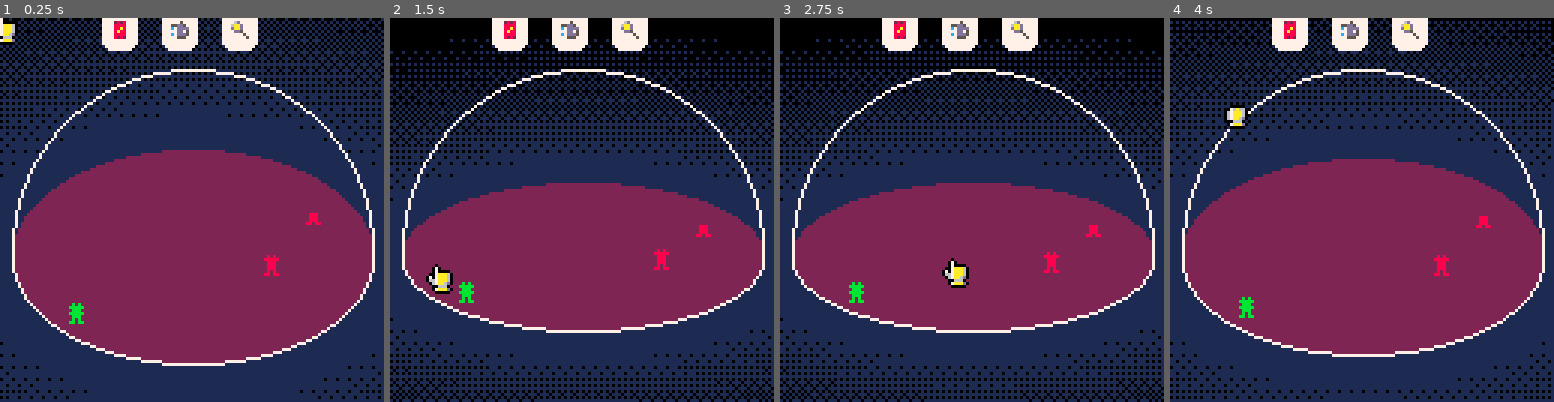
Above: before the commit, frames 1-4 (left to right).
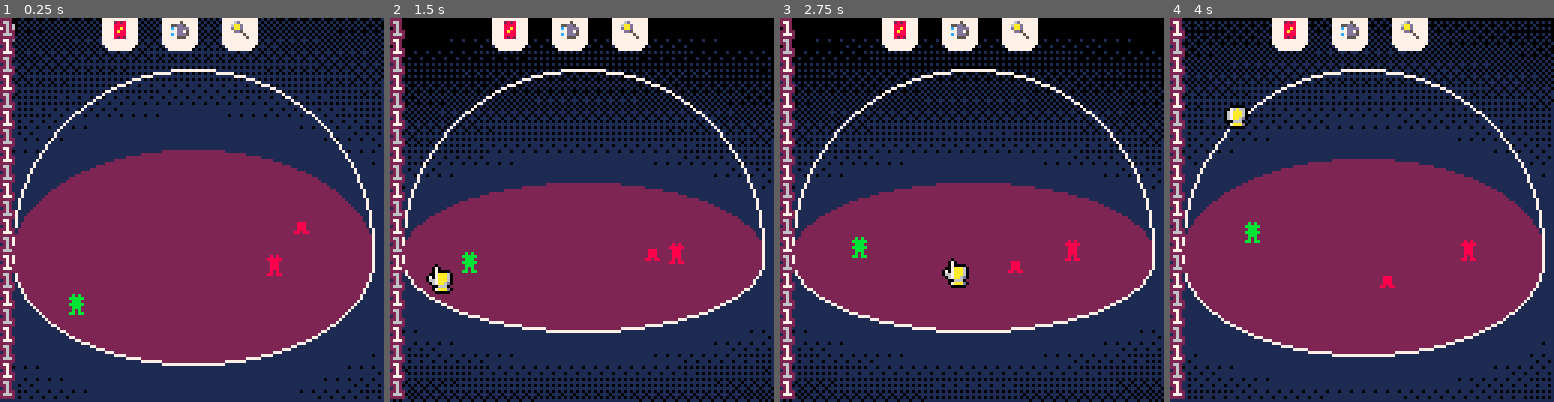
Above: after the commit, the same moments.

Repository: samuelhpratt/ggj2025
Game: PICO-8 cartridge game.p8
Two runs of this game, one before a commit and one after it. Both use one fixed random seed, a clock stepped at 60 frames per second and the inputs below.
Inputs (mouse positions are in pixels of both pictures, inside the frame that each line leads up to):
- Up to frame 1 (0.25 s): no input
- Up to frame 2 (1.5 s): click (670, 121) at 0.67 s; click (436, 267) at 1.22 s
- Up to frame 3 (2.75 s): click (887, 114) at 1.77 s; click (952, 259) at 2.32 s
- Up to frame 4 (4 s): click (1404, 106) at 2.87 s; click (1465, 256) at 3.42 s; click (1231, 102) at 3.97 s

The runs differ from the first frame. In frame 1, 3.8% of the frame differs, in the area x 0-84%, y 0-100%; in frame 2, 4.1%; in frame 3, 4.1%; in frame 4, 4.1%.

Commit message:
state based food, fire & idle working

Diff:
--- a/people.lua
+++ b/people.lua
@@ -1,5 +1,12 @@
 nPeople = 3
 people = {}
+
+personStates = {
+    idle = 1,
+    fleeFire = 2,
+    seekWater = 3,
+    getFood = 4
+}
 
 --above the spawnPerson function so can be used
 function newWaypoint(person)
@@ -23,6 +30,7 @@
     person.color = flr(rnd({8,10,11}))
     person.burning = 0
     person.inWater = false
+    person.state = personStates.idle
 
     newWaypoint(person)
     -- add any other person-specific parameters here!
@@ -85,7 +93,6 @@
 end
 
 
-
 function stateBasedMove(person)
 
     --[[
@@ -95,20 +102,52 @@
     * runfromfire
     * rejoiceinrain
     ]]
-
-    --getfood
-    --getFood(person)
-
-    --idle
-    --idle(person)
-
-    --flee from fire
-    fleeFromFire(person)
-
-
-
-end
-
+    log(person.state)
+
+    if person.state == personStates.idle then
+        idle(person)
+        if thereIsFire then
+            person.state = personStates.fleeFire
+        elseif thereIsFood then
+            person.state = personStates.getFood
+        else
+            --do nothing
+        end
+
+    elseif person.state == personStates.fleeFire then
+        fleeFire(person)
+        if not thereIsFire then
+            person.state = personStates.idle
+        else
+            --do nothing
+        end
+
+    elseif person.state == personStates.seekWater then
+        seekwater(person)
+
+    elseif person.state == personStates.getFood then
+        getFood(person)
+        if thereIsFire then
+            person.state = personStates.fleeFire
+        else
+            --do nothing
+        end
+    end
+
+end
+
+
+function idle(person)
+
+    local waypointForcePower = 0.01
+
+    if distanceToPoint(person, person.waypoint) < 3 then
+        newWaypoint(person)
+    end
+
+    person.dx = -1 * (person.x - person.waypoint.x) * waypointForcePower
+    person.dy = -1 * (person.y - person.waypoint.y) * waypointForcePower
+end
 
 
 function getFood(person)
@@ -139,7 +178,7 @@
 
 
 
-function fleeFromFire(person)
+function fleeFire(person)
 
     --fire
     local closestFire = { x = 999, y = 999 }
@@ -166,22 +205,12 @@
 end
 
 --for when they are burning
-function runToWater(person)
+function seekWater(person)
     --here
 end
 
 
-function idle(person)
-
-    local waypointForcePower = 0.01
-
-    if distanceToPoint(person, person.waypoint) < 3 then
-        newWaypoint(person)
-    end
-
-    person.dx = -1 * (person.x - person.waypoint.x) * waypointForcePower
-    person.dy = -1 * (person.y - person.waypoint.y) * waypointForcePower
-end
+
 
 
 
